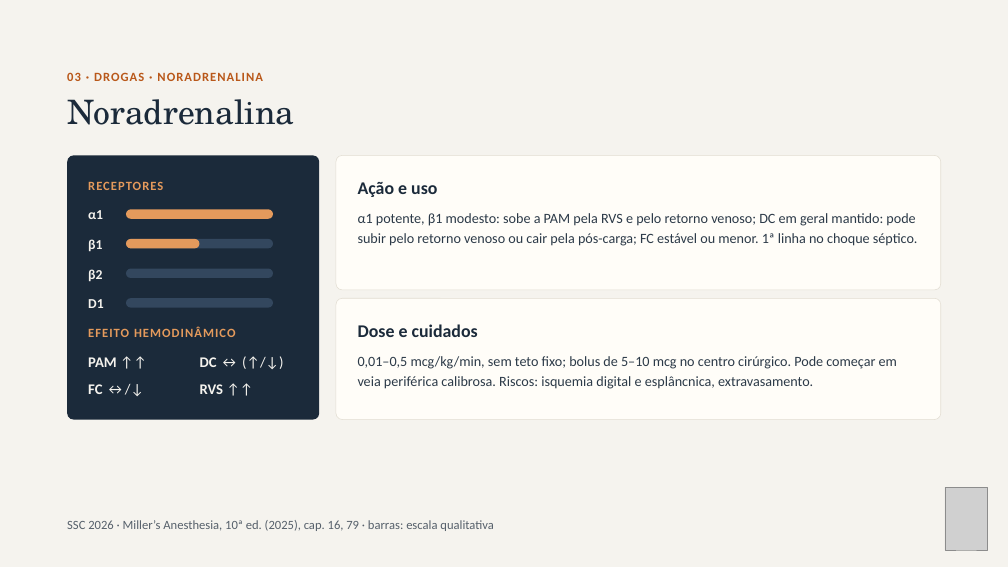
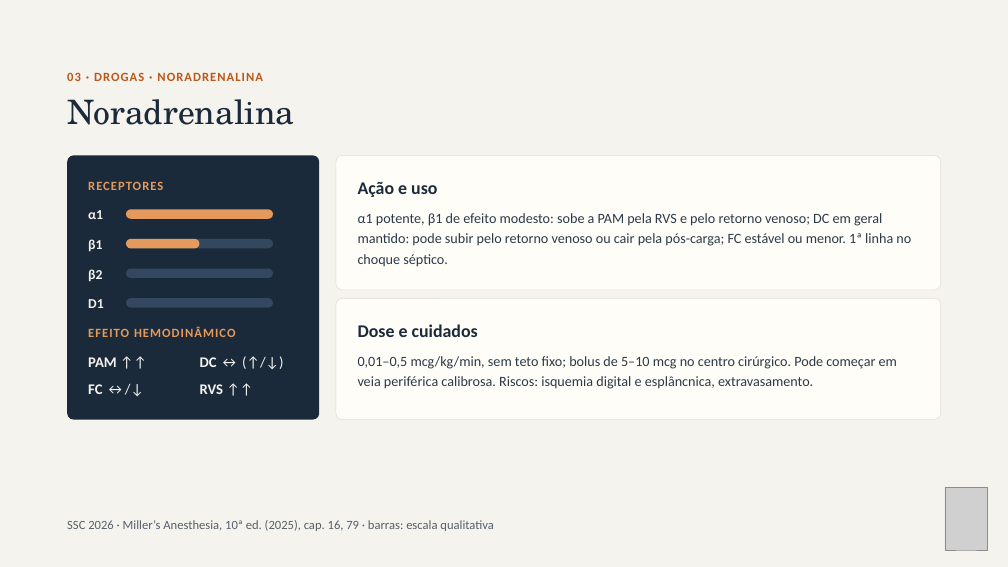
Before and after one commit to brunomoraesdubois-bit/Bruno, a slide deck: slide 7 of apresentacao/Aminas_Vasoativas.pptx. Drawn at 1008x567 pixels with LibreOffice and Linux fonts; fonts in the diff are those of the drawing; grey boxes stand for pictures. Boxes give left, top, right and bottom in pixels: in the first picture for what was removed or moved away, otherwise in the second. Text is boxed around its words. In the diff, an @@ line names an element or a change of style, - is before the commit and + after.

```diff
--- a/apresentacao/Aminas_Vasoativas.pptx
+++ b/apresentacao/Aminas_Vasoativas.pptx
@@ text at box(358, 213, 911, 267): text changed @@
-α1 potente, β1 modesto: sobe a PAM pela RVS e pelo retorno venoso; DC em geral mantido: pode subir pelo retorno venoso ou cair pela pós-carga; FC estável ou menor. 1ª linha no choque séptico.
+α1 potente, β1 de efeito modesto: sobe a PAM pela RVS e pelo retorno venoso; DC em geral mantido: pode subir pelo retorno venoso ou cair pela pós-carga; FC estável ou menor. 1ª linha no choque séptico.
```
Also in this commit, not shown: 8 other slides changed, 20 other files.
